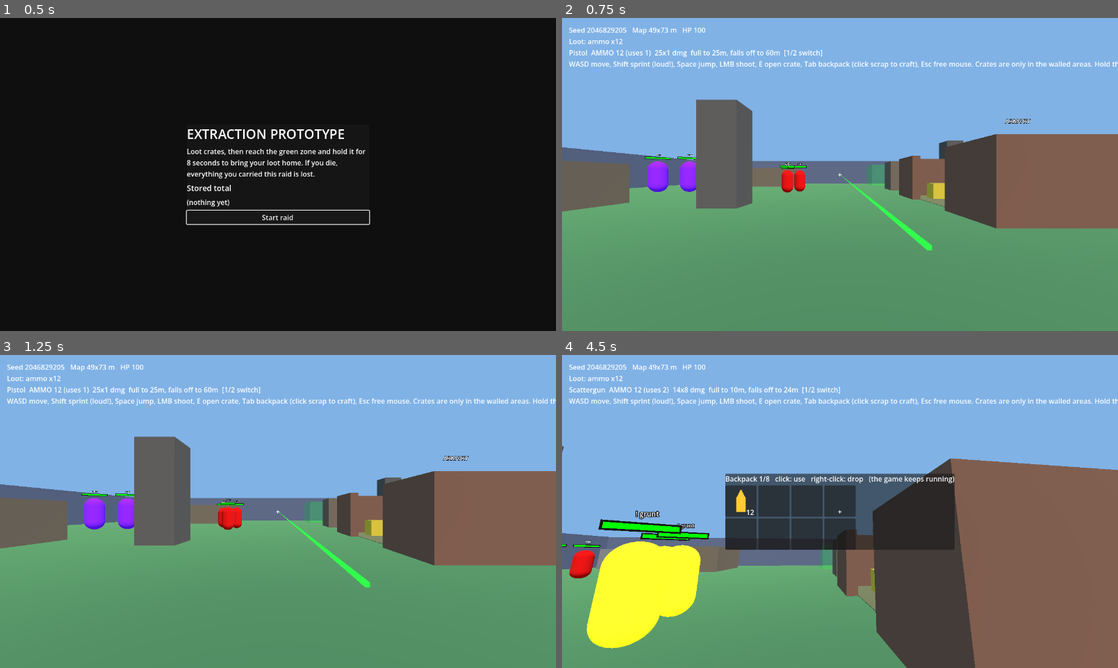
Above: before the commit, frames 1-4 (two rows, left to right).
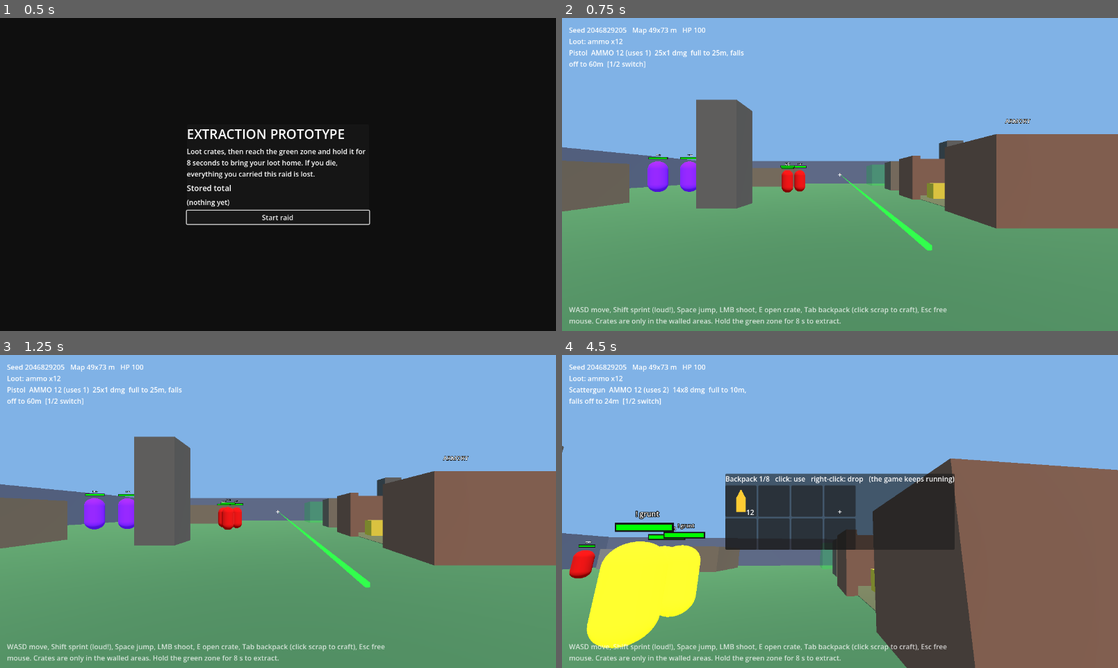
Above: after the commit, the same moments.

Repository: LearnEndlessly/VideoGameFoldr
Game: Godot game, scene res://main.tscn
Two runs of this game, one before a commit and one after it. Both use one fixed random seed, a clock stepped at 60 frames per second and the inputs below.
Inputs (mouse positions are in pixels of both pictures, inside the frame that each line leads up to):
- Up to frame 1 (0.5 s): no input
- Up to frame 2 (0.75 s): click "Start raid" at 0.5 s
- Up to frame 3 (1.25 s): no input
- Up to frame 4 (4.5 s): tap Enter at 1.25 s; move the mouse to (867, 511) at 1.27 s; hold W 1.28-2.03 s; tap Tab at 1.35 s; click (867, 511) at 1.42 s; tap Space at 1.52, 2.27, 3.77 s; move the mouse to (728, 527) at 2.02 s; hold S 2.03-2.78 s; tap 1 at 2.1 s; click (728, 527) at 2.17 s; move the mouse to (895, 442) at 2.77 s; hold D 2.78-3.53 s; tap 2 at 2.85 s; click (895, 442) at 2.92 s; move the mouse to (812, 574) at 3.52 s; hold W 3.53-4.28 s; tap E at 3.6 s; click (812, 574) at 3.67 s; move the mouse to (1006, 558) at 4.27 s; hold A from 4.28 s (still down); hold Shift from 4.28 s (still down); click (1006, 558) at 4.42 s

Frame 1 is identical in both runs. In frame 2, 1.9% of the frame differs, in the area x 1-100%, y 10-99%; in frame 3, 1.9%; in frame 4, 2.3%, in the area x 0-100%, y 10-99%.

Commit message:
Fix HUD layout found by screenshot playtest; add capture tool
A scripted rendered tour (tools/capture.gd) showed: the controls line ran off
the right edge, the threat banner overlapped the HUD and extract countdown,
the pickup feed overlapped the HUD, and enemy health bars looked skewed.
The controls hint now wraps along the bottom, the stats column wraps narrow,
the banner and feed moved down, and bars match the camera's orientation.
The capture tool clears its own output folder each run and caps it at 24 files.

Co-Authored-By: Claude Sonnet 5.5 <noreply@anthropic.com>

Diff:
--- a/scripts/enemy.gd
+++ b/scripts/enemy.gd
@@ -143,8 +143,7 @@
 func _process(_d: float) -> void:
 	var cam := get_viewport().get_camera_3d()
 	if cam != null:
-		# Look away from the camera so the quads' front faces it.
-		_bar.look_at(_bar.global_position * 2.0 - cam.global_position)
+		_bar.global_basis = cam.global_basis  # parallel to the screen: faces the camera without skewing
 
 func _physics_process(delta: float) -> void:
 	velocity.x = 0.0
--- a/scripts/main.gd
+++ b/scripts/main.gd
@@ -43,6 +43,7 @@
 var _zone_mat := StandardMaterial3D.new()
 # HUD nodes are created in _build_raid so the start screen doesn't leave orphans.
 var _hud: Label
+var _help: Label
 var _feed: VBoxContainer  # recent pickups, each with its symbol
 var _extract_box: VBoxContainer
 var _extract_label: Label
@@ -136,9 +137,20 @@
 	var layer := CanvasLayer.new()
 	_hud = Label.new()
 	_hud.position = Vector2(16, 16)
+	_hud.autowrap_mode = TextServer.AUTOWRAP_WORD_SMART  # a narrow left column, clear of the extract bar in the middle
+	_hud.custom_minimum_size = Vector2(420, 0)
+	_help = Label.new()  # controls hint along the bottom edge, wrapped so it never runs off screen
+	_help.autowrap_mode = TextServer.AUTOWRAP_WORD_SMART
+	_help.custom_minimum_size = Vector2(900, 0)
+	_help.modulate = Color(1, 1, 1, 0.75)
+	layer.add_child(_help)
+	_help.set_anchors_and_offsets_preset(Control.PRESET_BOTTOM_LEFT)
+	_help.grow_vertical = Control.GROW_DIRECTION_BEGIN
+	_help.offset_left = 16
+	_help.offset_bottom = -12
 	layer.add_child(_hud)
 	_feed = VBoxContainer.new()
-	_feed.position = Vector2(16, 110)
+	_feed.position = Vector2(16, 170)
 	layer.add_child(_feed)
 	var ui := InventoryUI.new()
 	layer.add_child(ui)
@@ -156,7 +168,7 @@
 	layer.add_child(_banner)
 	_banner.set_anchors_and_offsets_preset(Control.PRESET_CENTER_TOP)
 	_banner.grow_horizontal = Control.GROW_DIRECTION_BOTH
-	_banner.offset_top = 90
+	_banner.offset_top = 140  # below the extract countdown, clear of the HUD text
 	add_child(layer)
 
 func _build_extract_hud(layer: CanvasLayer) -> void:
@@ -182,8 +194,9 @@
 	_banner_time = maxf(_banner_time - _d, 0.0)
 	_banner.visible = _banner_time > 0.0
 	var hold := raid.hold_seconds
-	_hud.text = "Seed %d   Map %.0fx%.0f m   HP %d   %s %s\nLoot: %s\n%s\nWASD move, Shift sprint (loud!), Space jump, LMB shoot, E open crate, Tab backpack (click scrap to craft), Esc free mouse. Crates are only in the walled areas. Hold the green zone for %.0f s to extract." \
-		% [_seed, half_w * 2.0, half_d * 2.0, _player.health, "[SAFE]" if _player.safe else "", "[PATROLS CONVERGING]" if raid.threat_active else "", _loot_text(), _player.weapon_text(), hold]
+	_hud.text = "Seed %d   Map %.0fx%.0f m   HP %d   %s %s\nLoot: %s\n%s" \
+		% [_seed, half_w * 2.0, half_d * 2.0, _player.health, "[SAFE]" if _player.safe else "", "[PATROLS CONVERGING]" if raid.threat_active else "", _loot_text(), _player.weapon_text()]
+	_help.text = "WASD move, Shift sprint (loud!), Space jump, LMB shoot, E open crate, Tab backpack (click scrap to craft), Esc free mouse. Crates are only in the walled areas. Hold the green zone for %.0f s to extract." % hold
 	_zone_mat.albedo_color = Color(1, 0.9, 0.1, 0.45) if raid.extracting else Color(0, 1, 0.2, 0.25)
 	_extract_box.visible = raid.extracting
 	var second := int(raid.extract_elapsed) if raid.extracting else -1
--- /dev/null
+++ b/tools/capture.gd
@@ -0,0 +1,131 @@
+# Run (NOT headless, it needs to render):
+#   Godot --path <project> -s tools/capture.gd -- <output folder> [seed]
+# Plays a scripted tour of one map and saves PNG screenshots: spawn, a top-down overview,
+# the guarded armory from outside and inside, the guard group, a shelter, the backpack,
+# a shot with the aim line, the extract countdown and the threat warning.
+extends SceneTree
+
+const Main = preload("res://scripts/main.gd")
+
+const MAX_FILES := 24  # screenshots kept in the output folder; older ones are deleted
+
+var out := ""
+
+# Deletes the oldest PNGs in `dir` until at most `keep` remain.
+func _prune(dir: String, keep: int) -> void:
+	var files: Array = []
+	for f in DirAccess.get_files_at(dir):
+		if f.ends_with(".png"):
+			files.append([FileAccess.get_modified_time(dir + "/" + f), f])
+	files.sort()
+	for i in maxi(files.size() - keep, 0):
+		DirAccess.remove_absolute(dir + "/" + files[i][1])
+
+func _shot(label: String) -> void:
+	await RenderingServer.frame_post_draw
+	root.get_texture().get_image().save_png("%s/%s.png" % [out, label])
+
+func _frames(n: int) -> void:
+	for i in n:
+		await physics_frame
+
+# Stand `dist` metres from `target`, in direction `dir` (horizontal), looking at it.
+func _stand(player, target: Vector3, dir: Vector3, dist: float) -> void:
+	var d := Vector3(dir.x, 0, dir.z).normalized()
+	player.global_position = Vector3(target.x, 0.05, target.z) + d * dist
+	player.velocity = Vector3.ZERO
+	player.rotation.y = atan2(d.x, d.z)  # the camera looks along -Z, so face away from `d`, toward the target
+	player._head.rotation.x = -0.1
+
+func _init() -> void:
+	var args := OS.get_cmdline_user_args()
+	out = args[0]
+	var map_seed := int(args[1]) if args.size() > 1 else 3
+	DirAccess.make_dir_recursive_absolute(out)
+	_prune(out, 0)  # a run replaces the previous tour, so start from an empty folder
+	Main.show_start = false
+	var main = load("res://main.tscn").instantiate()
+	main.seed_override = map_seed
+	root.add_child(main)
+	await process_frame
+	await process_frame
+	var player = main._player
+	var enemies: Array = main.get_children().filter(func(c): return "stats" in c)
+	for e in enemies:
+		e.set_physics_process(false)  # hold still so the poses stay readable
+	print("map %.0f x %.0f, %d enemies, seed %d" % [main.half_w * 2, main.half_d * 2, enemies.size(), map_seed])
+
+	await _frames(5)
+	await _shot("01_spawn")
+
+	var cam := Camera3D.new()
+	main.add_child(cam)
+	cam.global_position = Vector3(0, 100, 0)
+	cam.rotation_degrees = Vector3(-90, 0, 0)
+	cam.make_current()
+	await _frames(3)
+	await _shot("02_overview")
+	player._cam.make_current()
+	cam.queue_free()
+
+	for st in main.structures:
+		if st["id"] != "armory":
+			continue
+		var out_dir: Vector3 = (st["door"] - st["center"]).normalized()
+		_stand(player, st["door"], out_dir, 10.0)
+		await _frames(4)
+		await _shot("03_armory_outside")
+		_stand(player, st["center"], out_dir, 3.5)  # inside, looking back at the door
+		player.rotation.y += PI
+		await _frames(4)
+		await _shot("04_armory_inside")
+	var guard: Array = enemies.filter(func(e): return e.group_id == 0)
+	if not guard.is_empty():
+		var home: Vector3 = guard[0].home
+		var side := Vector3(1, 0, 0) if absf(home.x) < 20.0 else Vector3(-sign(home.x), 0, 0)
+		_stand(player, home, side, 12.0)
+		await _frames(4)
+		await _shot("05_guard_group")
+	if not main.shelters.is_empty():
+		_stand(player, main.shelters[0], Vector3(0.3, 0, 1), 9.0)
+		await _frames(4)
+		await _shot("06_shelter_from_9m")
+		_stand(player, main.shelters[0], Vector3(0.3, 0, 1), 4.5)
+		await _frames(4)
+		await _shot("07_shelter_from_4m")
+
+	# Backpack open with a few items.
+	player.inventory.add("scrap", 12)
+	player.inventory.add("medkit", 2)
+	player.inventory_open = true
+	player.inventory_toggled.emit(true)
+	Input.mouse_mode = Input.MOUSE_MODE_VISIBLE
+	await _frames(4)
+	await _shot("08_backpack")
+	player.inventory_open = false
+	player.inventory_toggled.emit(false)
+	Input.mouse_mode = Input.MOUSE_MODE_CAPTURED
+
+	# A shot at the nearest enemy: aim line, health bar, ammo readout.
+	var target = enemies[0]
+	for e in enemies:
+		if e.global_position.length() < target.global_position.length():
+			target = e
+	_stand(player, target.global_position, Vector3(0, 0, 1), 9.0)
+	player.global_position = Vector3(target.global_position.x, 0.05, target.global_position.z + 9.0)
+	player.rotation.y = 0.0  # looking down -Z toward the enemy
+	await _frames(4)
+	main.raid.request_fire(player.weapon_id, player._cam.global_transform)
+	await _frames(3)
+	await _shot("09_aim_and_healthbar")
+
+	# Extract countdown, then the threat warning.
+	player.global_position = main.extract_pos + Vector3(0, 0.05, 0)
+	await _frames(100)
+	await _shot("10_extracting")
+	main.raid._start_threat()
+	await _frames(6)
+	await _shot("11_threat_banner")
+	_prune(out, MAX_FILES)
+	print("screenshots saved to ", out)
+	quit()
